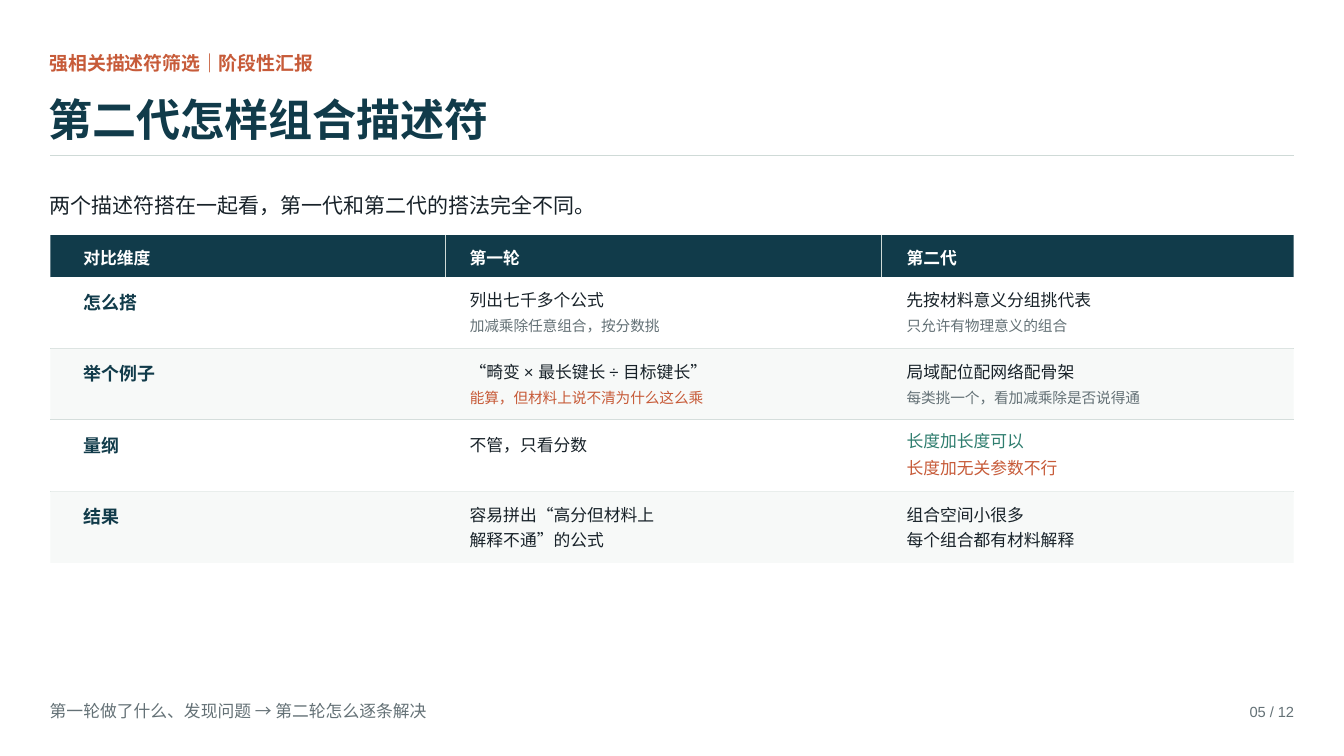
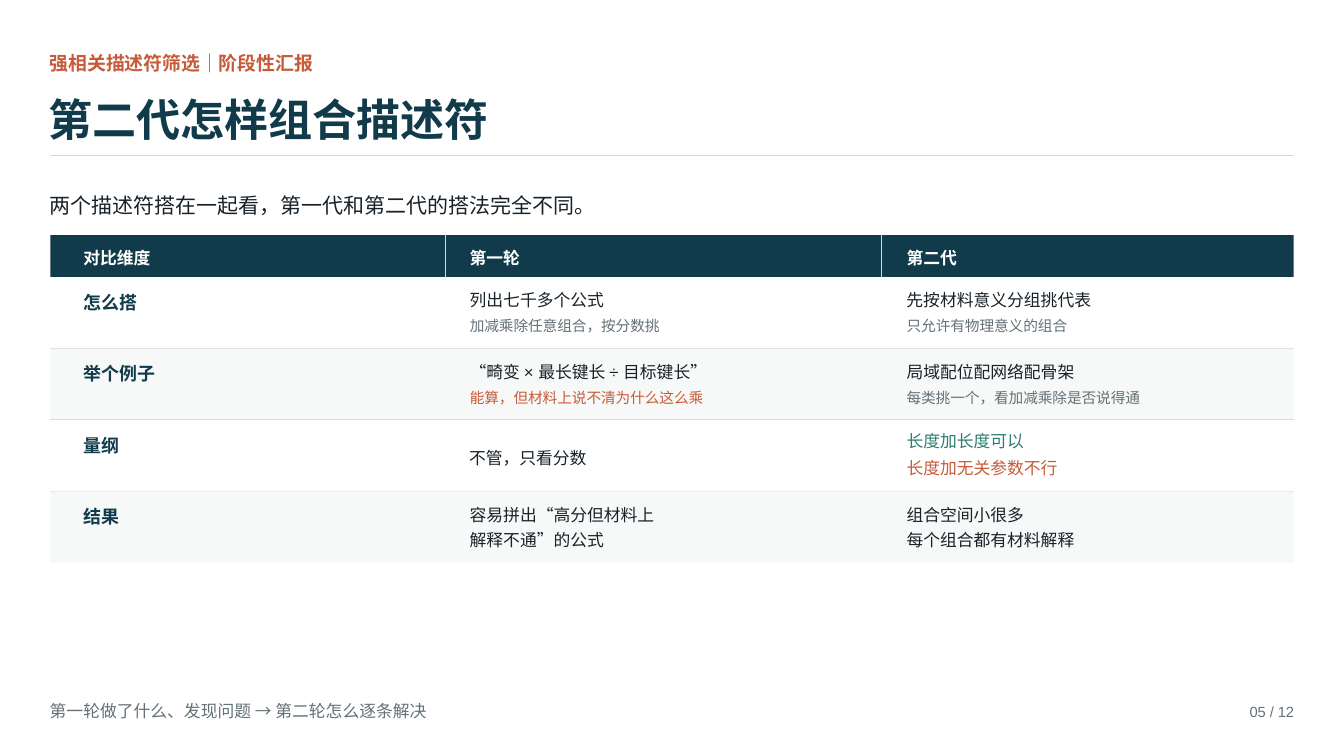
Before and after one commit to northkd/pull_file, a slide deck: slide 4 of 1-Na_Descriptors/ARIS_Experiments/new_descriptors/automat-naconductor/presentation/两代描述符筛选阶段性汇报_ppt169_20260815/exports/两代描述符筛选阶段性汇报_20260817_154312.pptx. Drawn at 1344x756 pixels with LibreOffice and Linux fonts; fonts in the diff are those of the drawing. Boxes give left, top, right and bottom in pixels: in the first picture for what was removed or moved away, otherwise in the second. Text is boxed around its words. In the diff, an @@ line names an element or a change of style, - is before the commit and + after.

```diff
--- a/1-Na_Descriptors/ARIS_Experiments/new_descriptors/automat-naconductor/presentation/两代描述符筛选阶段性汇报_ppt169_20260815/exports/两代描述符筛选阶段性汇报_20260817_154312.pptx
+++ b/1-Na_Descriptors/ARIS_Experiments/new_descriptors/automat-naconductor/presentation/两代描述符筛选阶段性汇报_ppt169_20260815/exports/两代描述符筛选阶段性汇报_20260817_154312.pptx
@@ text "不管，只看分数": place and size @@
-text "不管，只看分数" at box(470, 437, 587, 453)
+text "不管，只看分数" at box(469, 450, 586, 466)
```
Also in this commit, not shown: 1 other slide changed, 2 other files.
